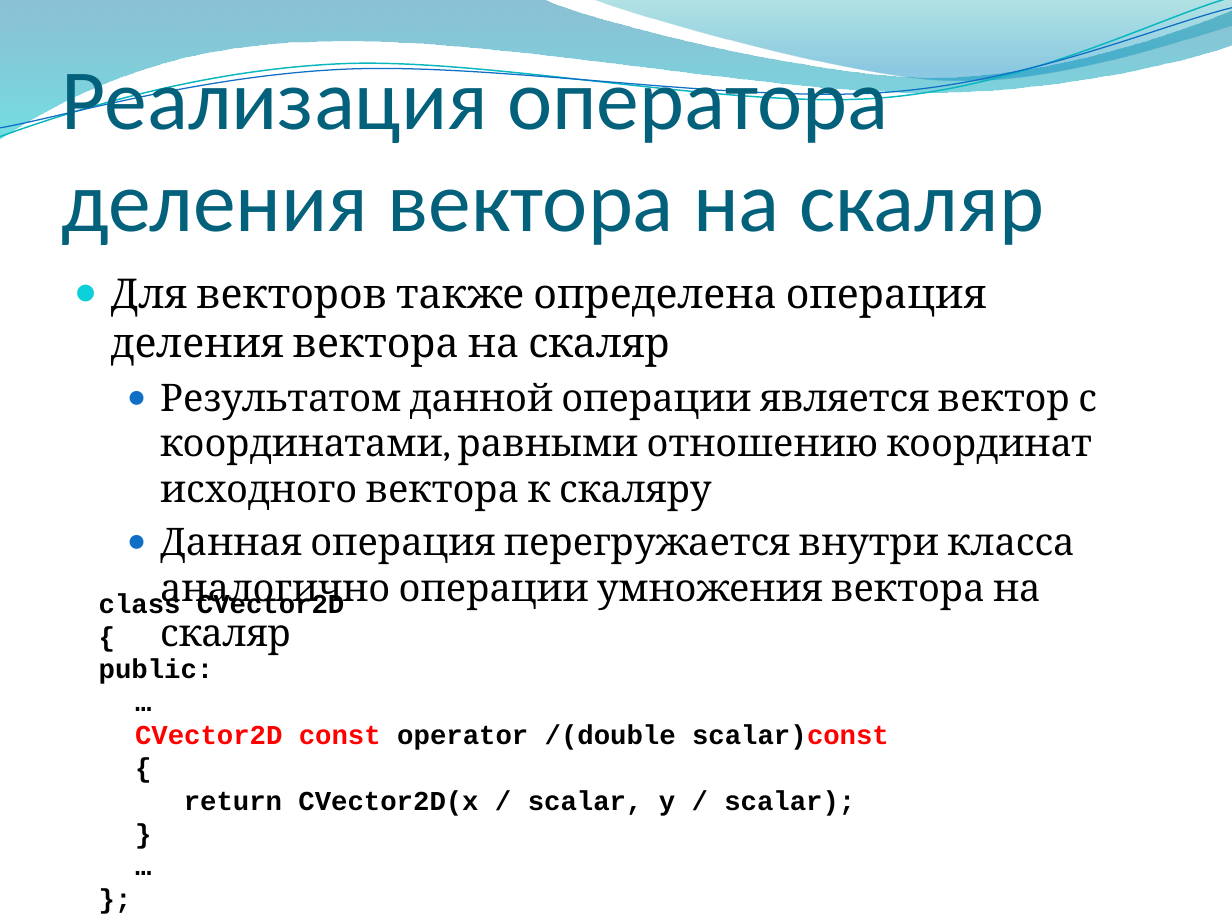
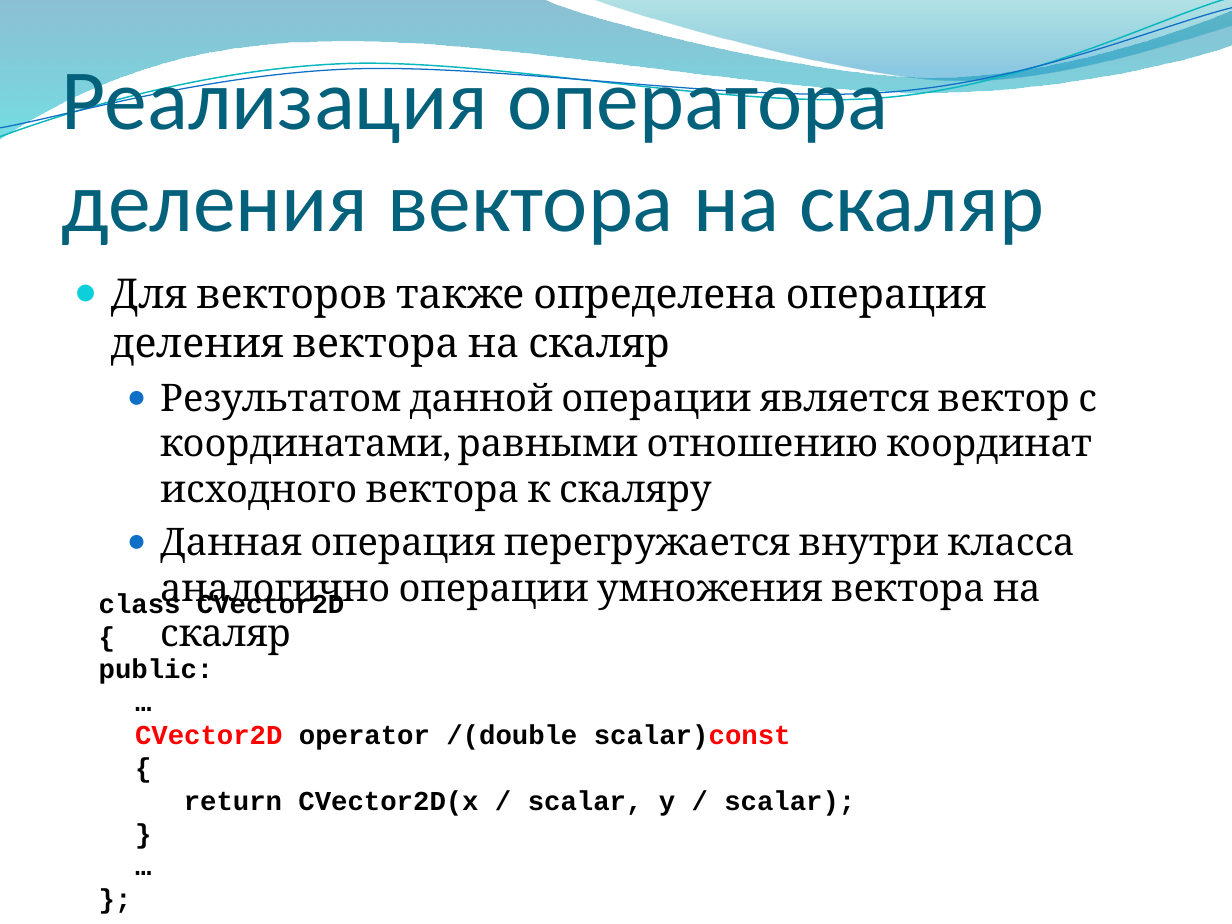
Before and after one commit to alexey-malov/oop, a slide deck: slide 26 of lectures/04/Дружественные функции и классы. Перегрузка операций.pptx. Drawn at 1232x924 pixels with LibreOffice and Linux fonts; fonts in the diff are those of the drawing; background and template pictures are left out. Boxes give left, top, right and bottom in pixels: in the first picture for what was removed or moved away, otherwise in the second. Text is boxed around its words. In the diff, an @@ line names an element or a change of style, - is before the commit and + after.

```diff
--- a/lectures/04/Дружественные функции и классы. Перегрузка операций.pptx
+++ b/lectures/04/Дружественные функции и классы. Перегрузка операций.pptx
@@ text at <box>135,725,791,750</box>: text changed @@
-CVector2D const operator /(double scalar)const
+CVector2D operator /(double scalar)const
```
Also in this commit, not shown: 14 other slides changed, 1 other file.
